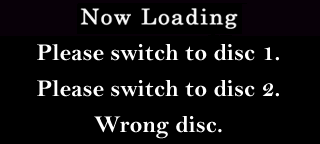
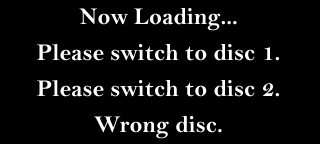
Before/after of a (320, 144) layered artwork. What changed in the layer stack:
added layer "Now loading" above "Wrong disc" over 79, 8, 237, 31
painted on "Background copy" over 0, 0, 320, 36
painted on "Background" over 0, 0, 320, 36
